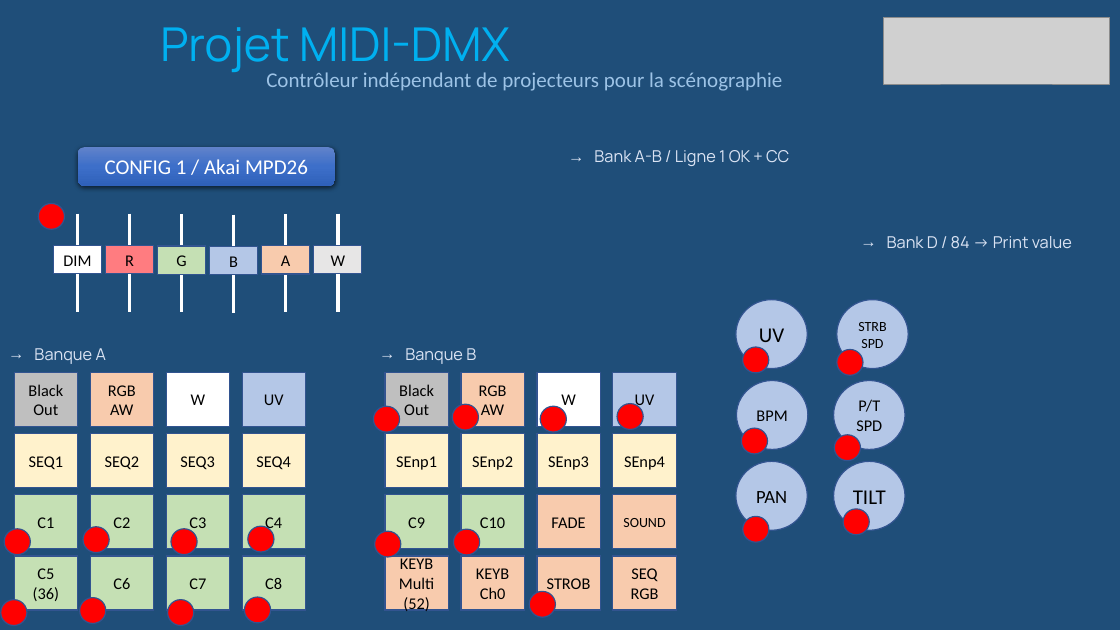
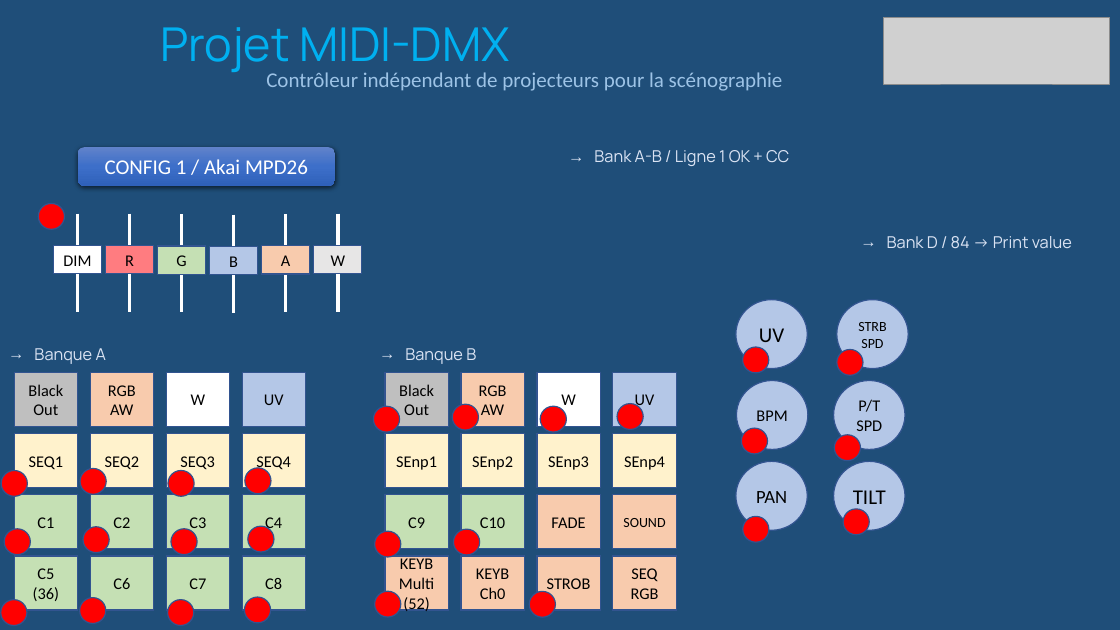
Before and after one commit to jvillemejane/MBED_Studio_Projects, a slide deck: slide 7 of Villou_MIDI_TO_DMX_vAnniv/doc/Description.pptx. Drawn at 1120x630 pixels with LibreOffice and Linux fonts; fonts in the diff are those of the drawing; grey boxes stand for pictures. Boxes give left, top, right and bottom in pixels: in the first picture for what was removed or moved away, otherwise in the second. Text is boxed around its words. In the diff, an @@ line names an element or a change of style, - is before the commit and + after.

Commit message:
Adding doc to MBED Project MIDI2DMX

```diff
--- a/Villou_MIDI_TO_DMX_vAnniv/doc/Description.pptx
+++ b/Villou_MIDI_TO_DMX_vAnniv/doc/Description.pptx
@@ ellipse added at (1,471,27,497), fill #FF0000, outline #325491 1 pt @@
@@ ellipse added at (80,469,106,495), fill #FF0000, outline #325491 1 pt @@
@@ ellipse added at (168,471,194,497), fill #FF0000, outline #325491 1 pt @@
@@ ellipse added at (245,468,271,494), fill #FF0000, outline #325491 1 pt @@
@@ ellipse added at (375,592,401,618), fill #FF0000, outline #325491 1 pt @@
```
Also in this commit, not shown: 7 other files.
